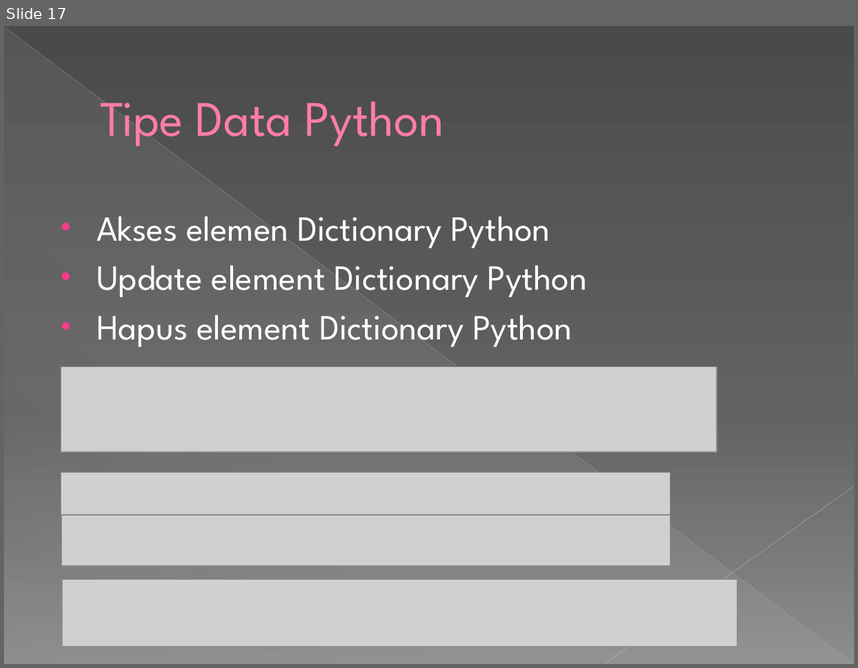
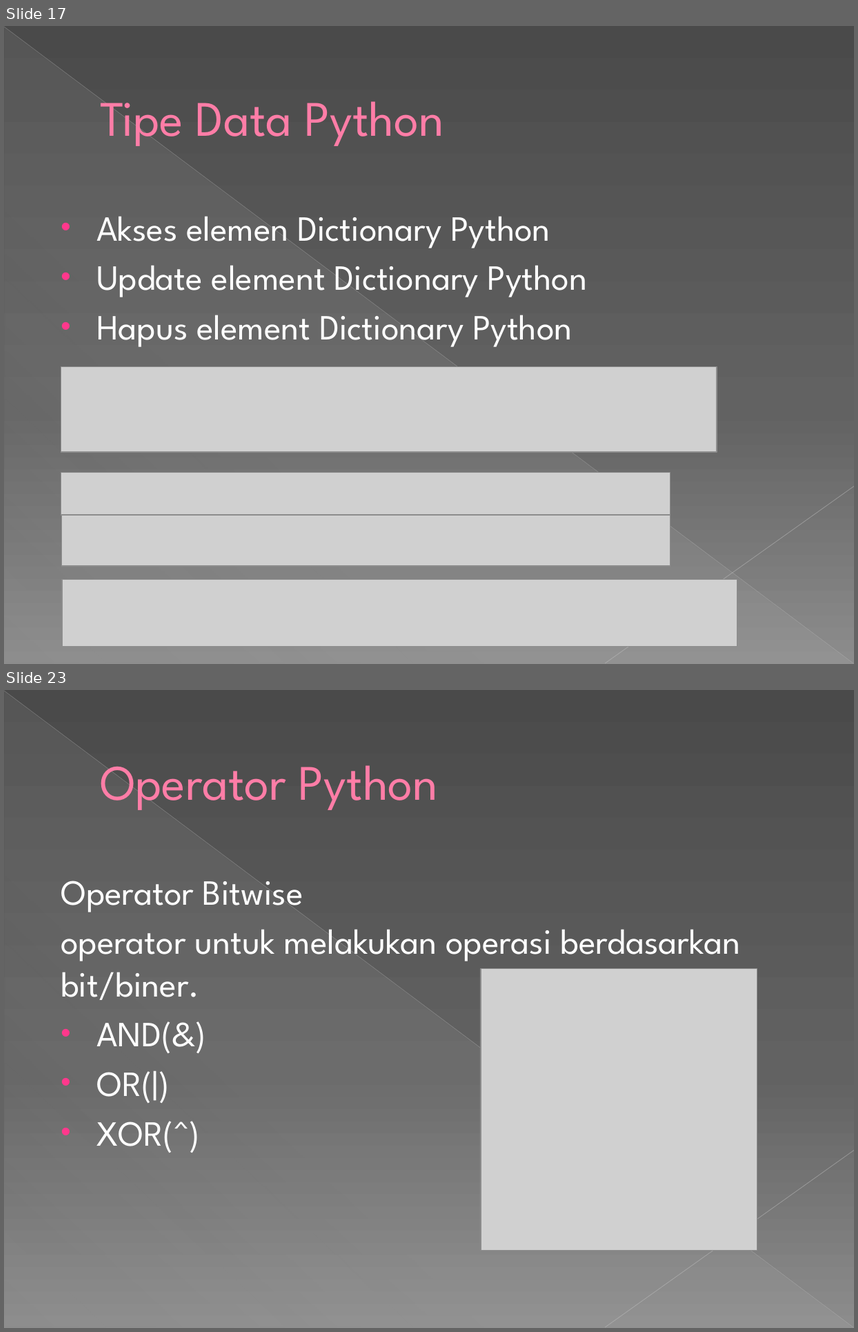
Before and after one commit to IrfanFadhilah48/Deep-Learning, a slide deck: DEEP LEARNING 1.pptx. Shown one above the other, each under a label of ours: slide 17 before the commit, slides 17 and 23 after it; the slides between them are not shown. The pictures are 858x668 and 858x1332 pixels, drawn with LibreOffice and Linux fonts; fonts in the diff are those of the drawing; grey boxes stand for pictures. Boxes give left, top, right and bottom in pixels: in the first picture for what was removed or moved away, otherwise in the second. Text is boxed around its words. In the diff, an @@ line names an element or a change of style, - is before the commit and + after.

```diff
--- a/DEEP LEARNING 1.pptx
+++ b/DEEP LEARNING 1.pptx
@@ slide 23 added at box(4, 690, 854, 1328), background gradient #4A4A4A to #626262 to #8C8C8C; not listed: 3 template elements that a slide beside it also shows @@
@@ title added at box(100, 765, 438, 810), 42 pt, text #FF7DA7 @@
+Operator Python
@@ text added at box(61, 880, 740, 1152), 30 pt, text #FFFFFF @@
+Operator Bitwise
+operator untuk melakukan operasi berdasarkan bit/biner.
+• AND(&)
+• OR(|)
+• XOR(^)
@@ picture added at box(481, 969, 757, 1250) @@
```
Also in this commit, not shown: 1 slide changed, 8 other slides added.
